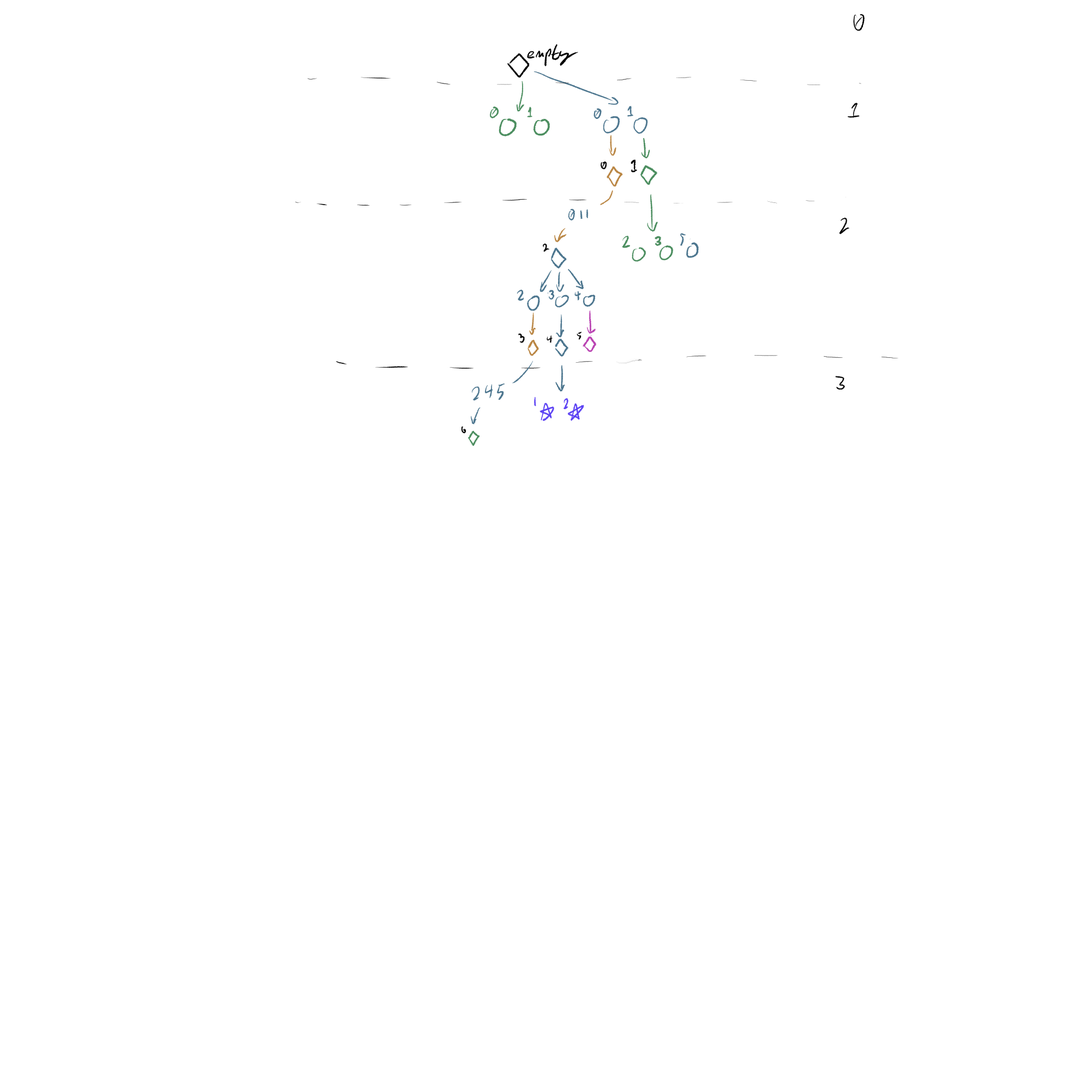
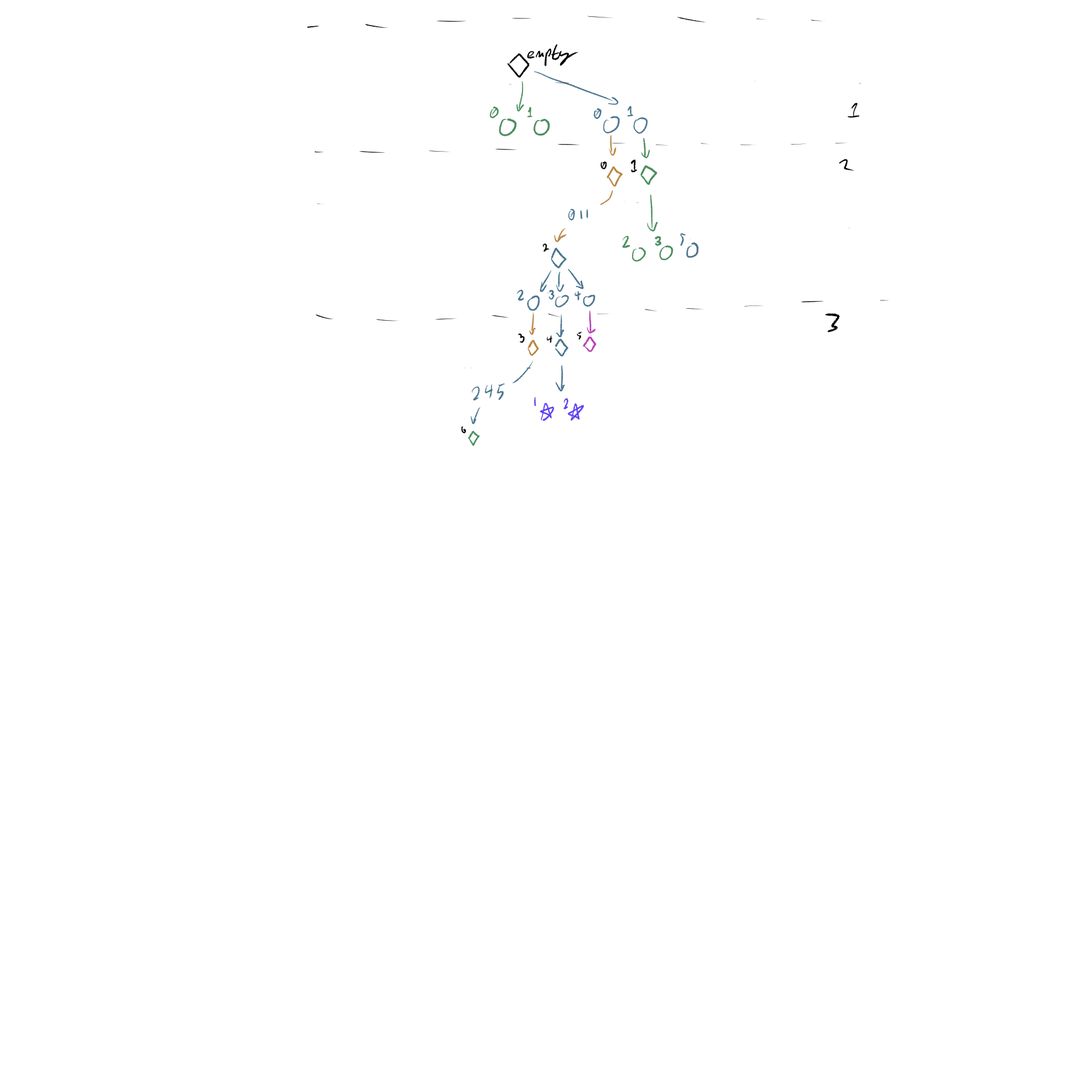
Comparing the layer stacks of the two 1091px x 1091px images. Changes:
painted on "Paint Layer 1" over [295, 13, 899, 391]
